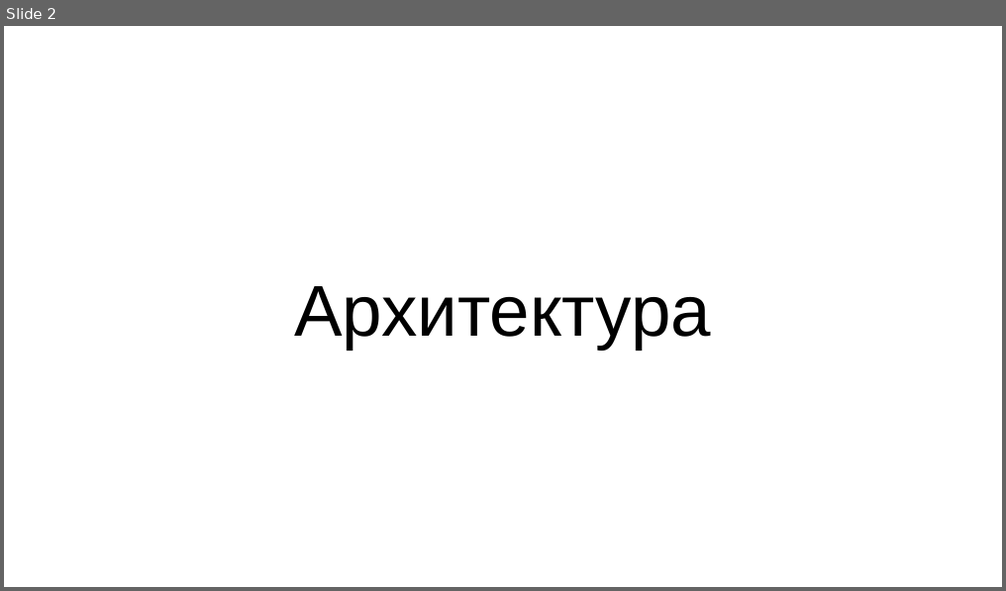
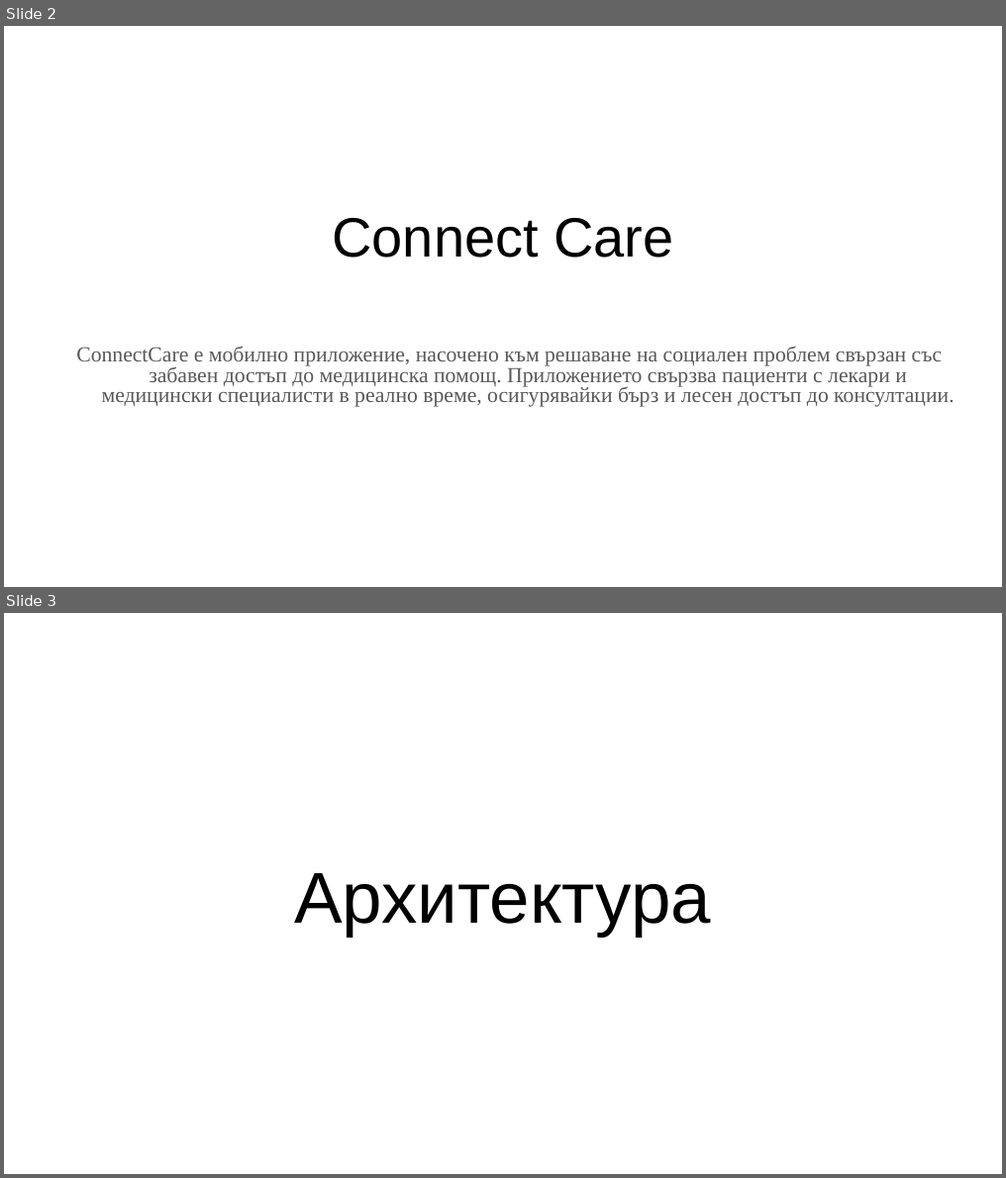
Before and after one commit to sp-2023-2024-draconic-dreamers/iteration-2, a slide deck: обща презентация версия 2.2.pptx. Shown one above the other, each under a label of ours: slide 2 before the commit, slides 2 and 3 after it. The pictures are 1006x591 and 1006x1178 pixels, drawn with LibreOffice and Linux fonts; fonts in the diff are those of the drawing. Boxes give left, top, right and bottom in pixels: in the first picture for what was removed or moved away, otherwise in the second. Text is boxed around its words. In the diff, an @@ line names an element or a change of style, - is before the commit and + after.

```diff
--- a/обща презентация версия 2.2.pptx
+++ b/обща презентация версия 2.2.pptx
@@ slide 2 added at bbox=[4, 26, 1002, 587], background #FFFFFF @@
@@ title added at bbox=[332, 218, 673, 258], 40 pt, text #000000 @@
+Connect Care
@@ subtitle added at bbox=[76, 346, 953, 407], 15.5 pt, text #595959 @@
+ConnectCare е мобилно приложение, насочено към решаване на социален проблем свързан със забавен достъп до медицинска помощ. Приложението свързва пациенти с лекари и медицински специалисти в реално време, осигурявайки бърз и лесен достъп до консултации.
@@ what was slide 2 is now slide 3 @@
```
Also in this commit, not shown: 2 slides changed, 1 other slide added.
